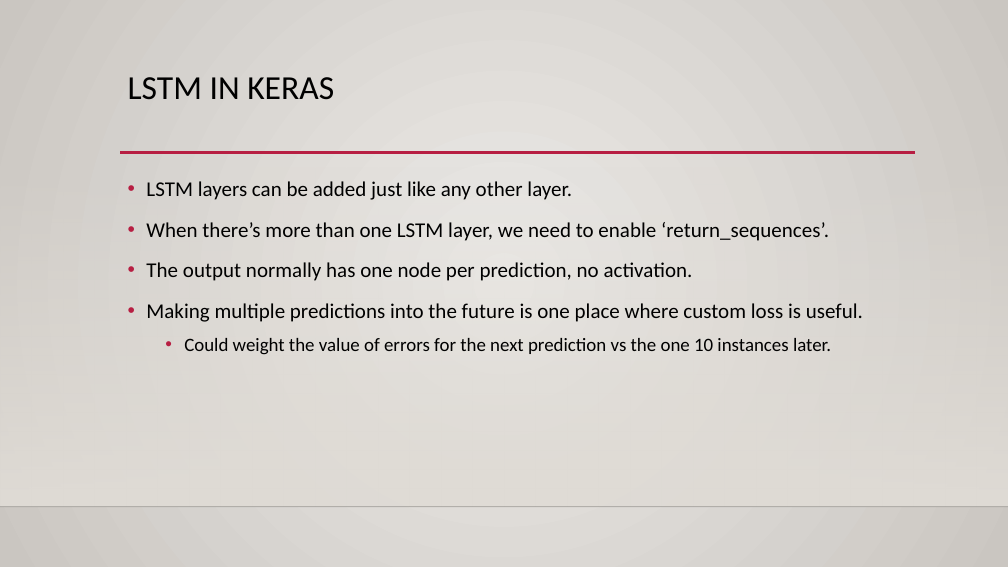
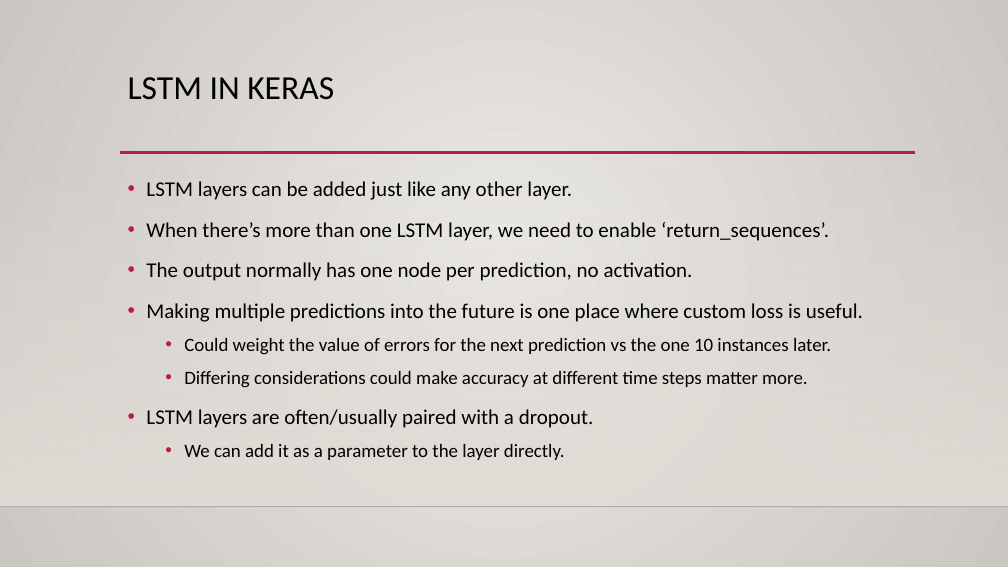
Before and after one commit to calvint13/Intro_to_Machine_Learning_Student_Workbooks, a slide deck: slide 24 of reference_content/Slides/rnn_lstm.pptx (slide 19 before the commit). Drawn at 1008x567 pixels with LibreOffice and Linux fonts; fonts in the diff are those of the drawing; background and template pictures are left out. Boxes give left, top, right and bottom in pixels: in the first picture for what was removed or moved away, otherwise in the second. Text is boxed around its words. In the diff, an @@ line names an element or a change of style, - is before the commit and + after.

```diff
--- a/reference_content/Slides/rnn_lstm.pptx
+++ b/reference_content/Slides/rnn_lstm.pptx
@@ text at (146, 371, 808, 460): paragraphs added @@
+  • Differing considerations could make accuracy at different time steps matter more.
+• LSTM layers are often/usually paired with a dropout.
+  • We can add it as a parameter to the layer directly.
```
Also in this commit, not shown: 11 other slides changed, 6 slides added, 2 slides removed, 1 other file.
